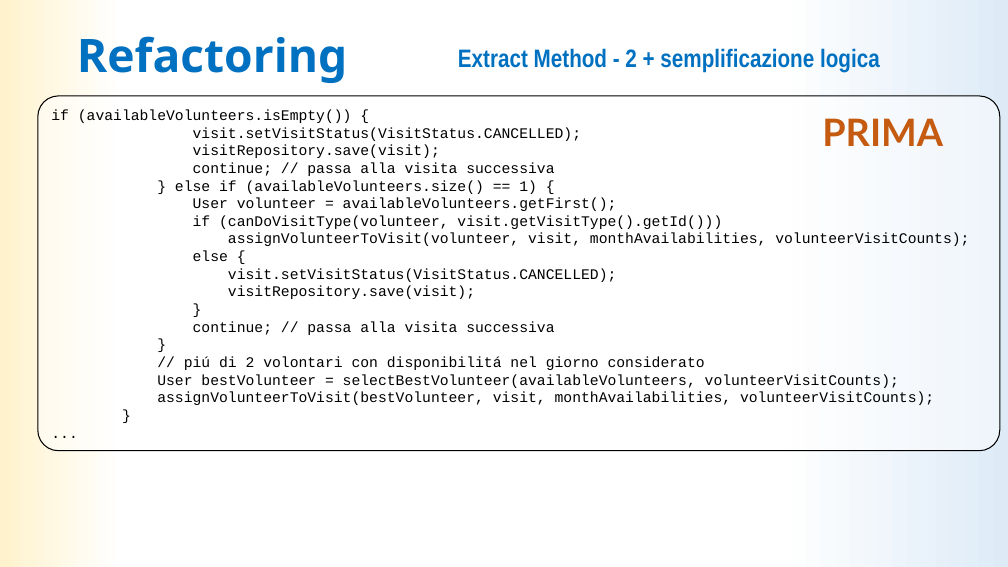
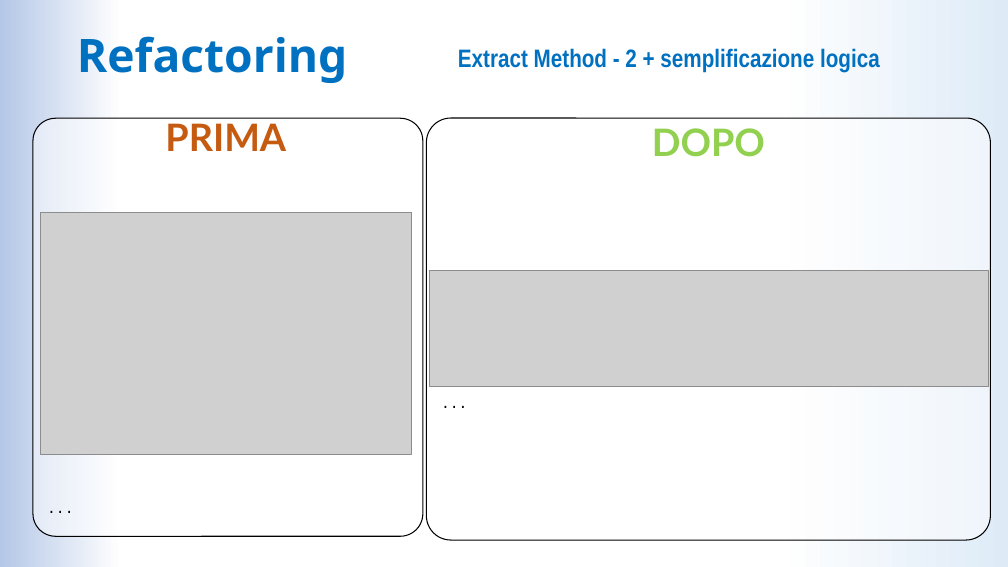
Before and after one commit to LDolzanelli/progettoIngegneria, a slide deck: slide 25 of doc/Presentazione/Presentazione_ingsw_parteB.pptx (slide 26 before the commit). Drawn at 1008x567 pixels with LibreOffice and Linux fonts; fonts in the diff are those of the drawing; grey boxes stand for pictures. Boxes give left, top, right and bottom in pixels: in the first picture for what was removed or moved away, otherwise in the second. Text is boxed around its words. In the diff, an @@ line names an element or a change of style, - is before the commit and + after.

```diff
--- a/doc/Presentazione/Presentazione_ingsw_parteB.pptx
+++ b/doc/Presentazione/Presentazione_ingsw_parteB.pptx
@@ background gradient #DEEBF7 to #FFFFFF to #FFF2CC to gradient #DEEBF7 to #FFFFFF to #B4C7E7 @@
@@ rounded rectangle "...": place and size @@
-rounded rectangle "..." at (38, 96, 1000, 451)
+rounded rectangle "..." at (33, 118, 423, 536)
@@ text in rounded rectangle at (51, 109, 969, 405): paragraphs removed @@
-if (availableVolunteers.isEmpty()) {
-visit.setVisitStatus(VisitStatus.CANCELLED);
-visitRepository.save(visit);
-continue; // passa alla visita successiva
-} else if (availableVolunteers.size() == 1) {
-User volunteer = availableVolunteers.getFirst();
-if (canDoVisitType(volunteer, visit.getVisitType().getId()))
-assignVolunteerToVisit(volunteer, visit, monthAvailabilities, volunteerVisitCounts);
-else {
-visit.setVisitStatus(VisitStatus.CANCELLED);
-visitRepository.save(visit);
-}
-continue; // passa alla visita successiva
-}
-// piú di 2 volontari con disponibilitá nel giorno considerato
-User bestVolunteer = selectBestVolunteer(availableVolunteers, volunteerVisitCounts);
-assignVolunteerToVisit(bestVolunteer, visit, monthAvailabilities, volunteerVisitCounts);
-}
@@ text "PRIMA": place and size @@
-text "PRIMA" at (822, 118, 943, 146)
+text "PRIMA" at (165, 123, 286, 151)
@@ rounded rectangle added at (426, 118, 991, 540), fill #FFFFFF at 50% opacity, outline #000000 1 pt, 14 pt, text #000000 @@
+...
@@ text added at (652, 128, 765, 157), 36 pt, text #92D050, bold @@
+DOPO
@@ picture added at (40, 212, 412, 454) @@
@@ picture added at (430, 270, 989, 386) @@
```
Also in this commit, not shown: 26 other slides changed, 1 slide added, 2 slides removed.
